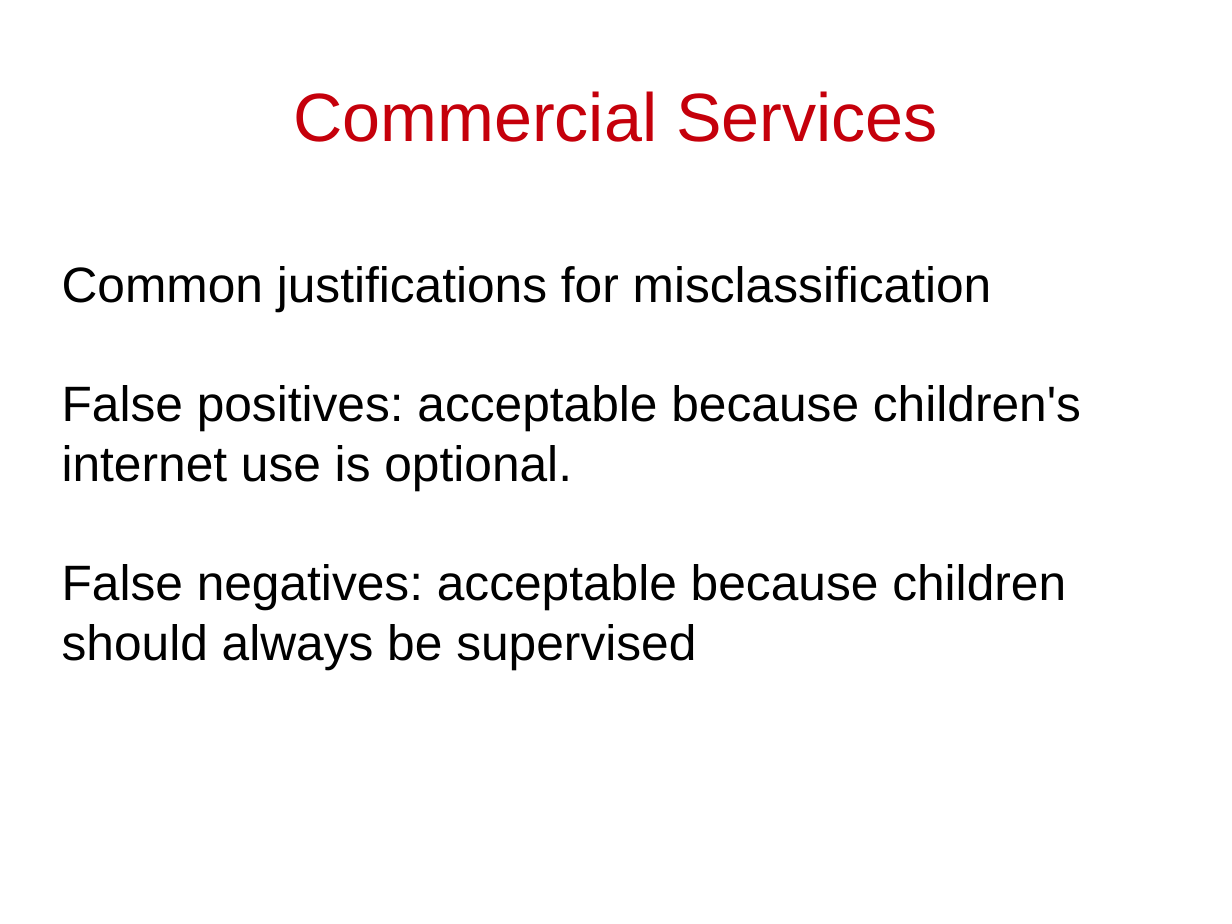
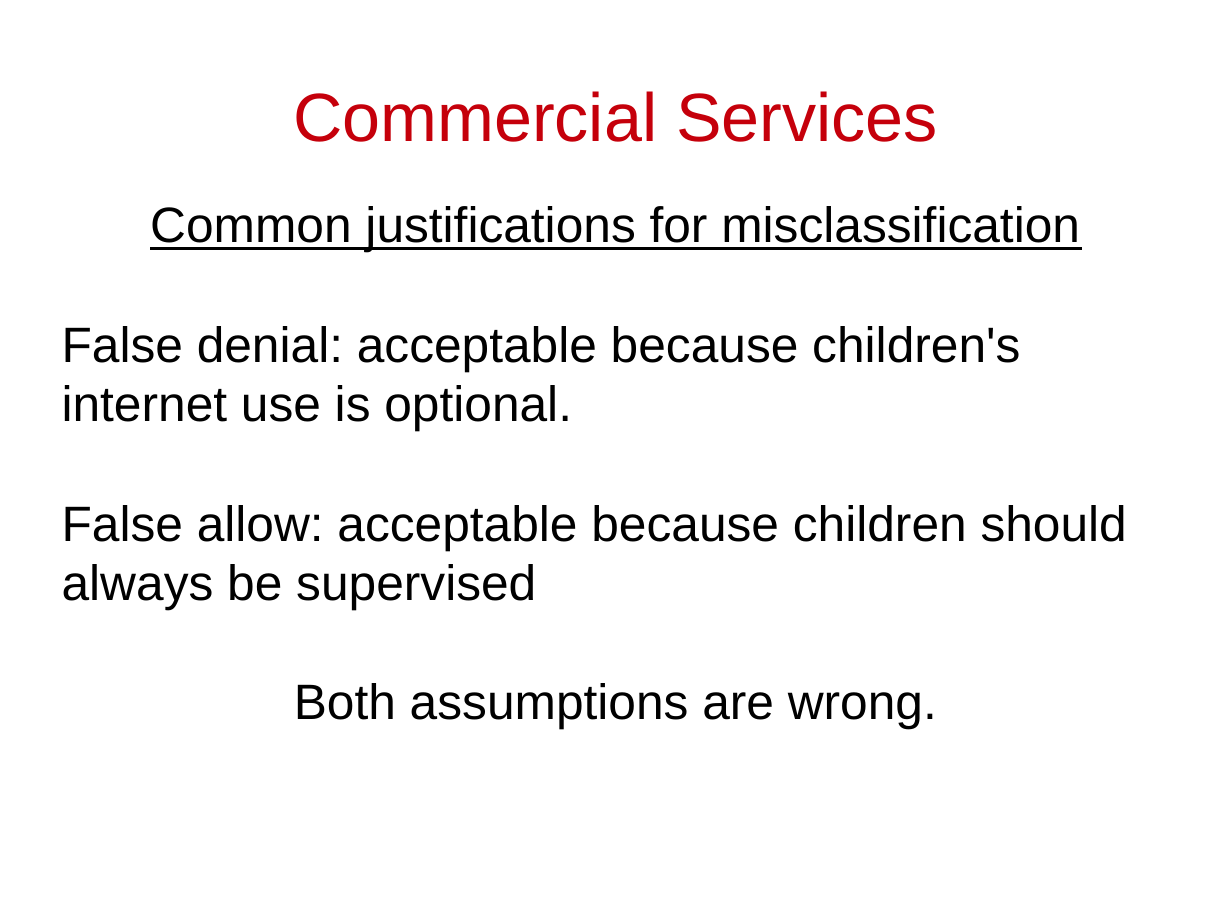
Before and after one commit to cschreiner/kindsicher, a slide deck: slide 7 of proj/presentation_dec09/CAS.odp (slide 6 before the commit). Drawn at 1232x924 pixels with LibreOffice and Linux fonts; fonts in the diff are those of the drawing. Boxes give left, top, right and bottom in pixels: in the first picture for what was removed or moved away, otherwise in the second. Text is boxed around its words. In the diff, an @@ line names an element or a change of style, - is before the commit and + after.

```diff
--- a/proj/presentation_dec09/CAS.odp
+++ b/proj/presentation_dec09/CAS.odp
@@ subtitle at (150, 206, 1080, 252): underline on in "Common justifications for misclassification"; alignment left to centre @@
@@ subtitle at (62, 326, 1127, 729): text changed @@
-False positives: acceptable because children's internet use is optional.
-False negatives: acceptable because children should always be supervised
+False denial: acceptable because children's internet use is optional.
+False allow: acceptable because children should always be supervised
+Both assumptions are wrong.
```
Also in this commit, not shown: 8 other slides changed, 2 slides added, 1 slide removed.
